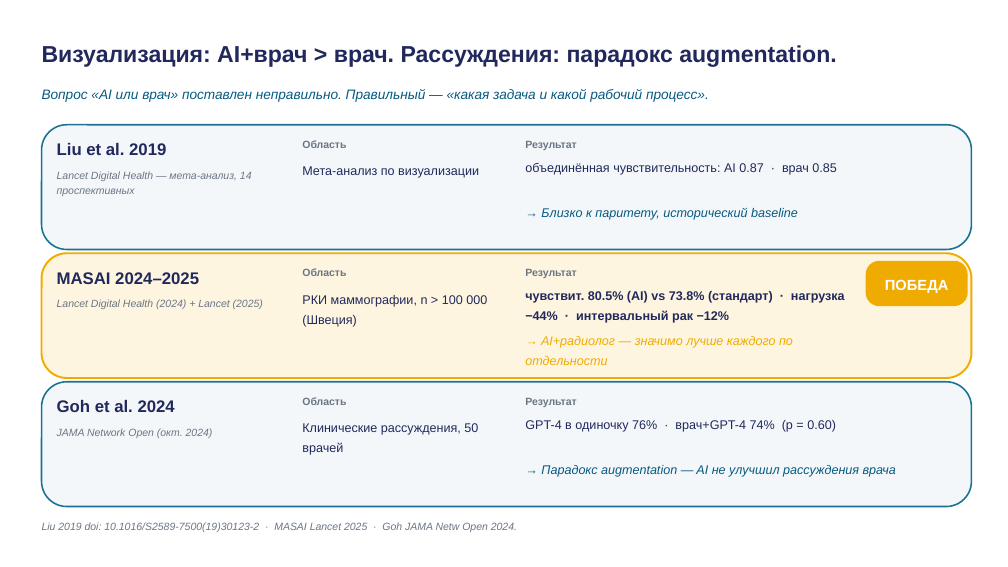
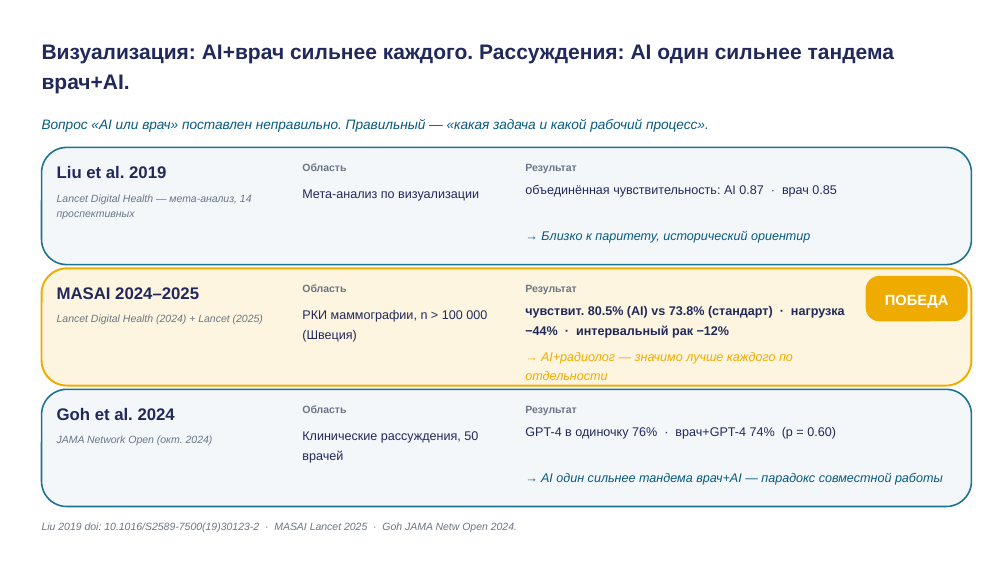
Before and after one commit to tellina-study/AI-usage-lessons, a slide deck: slide 13 of library/lectures/lec-04/rendered/lec-04.pptx. Drawn at 1008x567 pixels with LibreOffice and Linux fonts; fonts in the diff are those of the drawing. Boxes give left, top, right and bottom in pixels: in the first picture for what was removed or moved away, otherwise in the second. Text is boxed around its words. In the diff, an @@ line names an element or a change of style, - is before the commit and + after.

```diff
--- a/library/lectures/lec-04/rendered/lec-04.pptx
+++ b/library/lectures/lec-04/rendered/lec-04.pptx
@@ text at <box>42,44,894,93</box>: text changed; size 22 to 20 pt @@
-Визуализация: AI+врач > врач. Рассуждения: парадокс augmentation.
+Визуализация: AI+врач сильнее каждого. Рассуждения: AI один сильнее тандема врач+AI.
@@ text "Вопрос «AI или врач» поставлен ...": place and size @@
-text "Вопрос «AI или врач» поставлен ..." at <box>42,89,709,102</box>
+text "Вопрос «AI или врач» поставлен ..." at <box>42,119,709,132</box>
@@ proportions changed in 3 elements at <box>42,389,972,507</box>, <box>42,268,972,386</box>, <box>42,147,972,265</box> @@
@@ rounded rectangle: place and size @@
-rounded rectangle at <box>42,125,972,250</box>
+rounded rectangle at <box>42,147,972,265</box>
@@ 5 texts: place and size @@
-5 texts at <box>57,140,836,196</box>
+5 texts at <box>57,163,836,219</box>
@@ text "Мета-анализ по визуализации": place and size @@
-text "Мета-анализ по визуализации" at <box>302,166,479,178</box>
+text "Мета-анализ по визуализации" at <box>302,189,479,201</box>
@@ text at <box>541,231,810,243</box>: text changed @@
-→ Близко к паритету, исторический baseline
+→ Близко к паритету, исторический ориентир
@@ rounded rectangle: place and size @@
-rounded rectangle at <box>42,253,972,378</box>
+rounded rectangle at <box>42,268,972,386</box>
@@ 8 texts, 1 rounded rectangle: place and size @@
-8 texts, 1 rounded rectangle at <box>57,261,968,365</box>
+8 texts, 1 rounded rectangle at <box>57,276,968,380</box>
@@ rounded rectangle: place and size @@
-rounded rectangle at <box>42,382,972,507</box>
+rounded rectangle at <box>42,389,972,507</box>
@@ text "Клинические рассуждения, 50 врачей": place and size @@
-text "Клинические рассуждения, 50 врачей" at <box>302,423,478,455</box>
+text "Клинические рассуждения, 50 врачей" at <box>302,431,478,463</box>
@@ 5 texts: place and size @@
-5 texts at <box>57,397,836,438</box>
+5 texts at <box>57,405,836,445</box>
@@ text at <box>541,473,943,485</box>: text changed @@
-→ Парадокс augmentation — AI не улучшил рассуждения врача
+→ AI один сильнее тандема врач+AI — парадокс совместной работы
```
Also in this commit, not shown: 15 other slides changed, 2 slides added, 3 slides removed, 38 other files.
